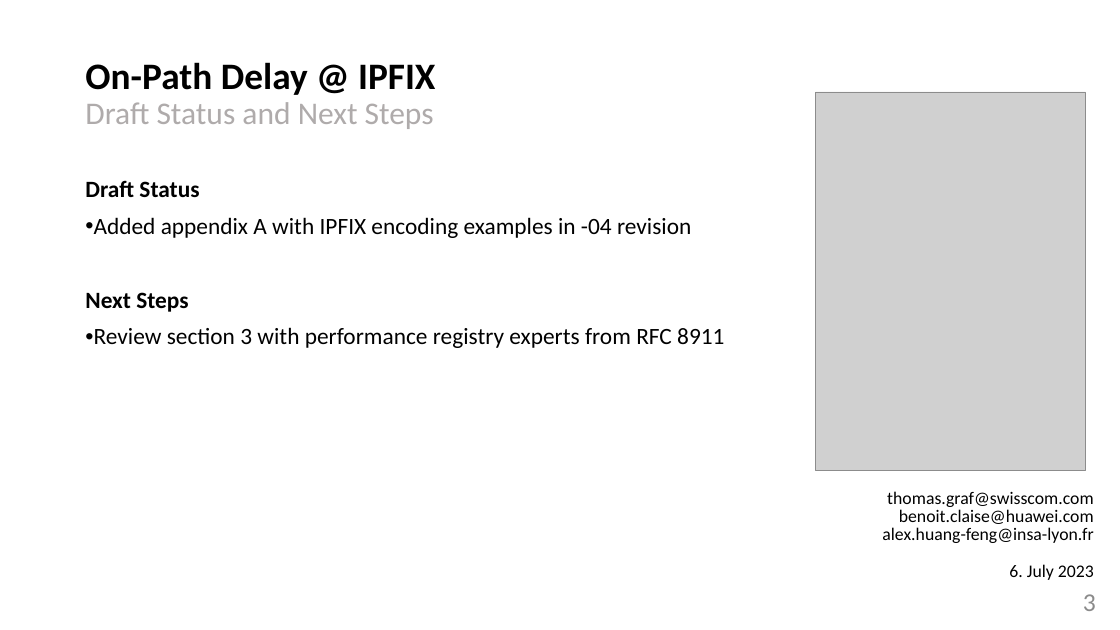
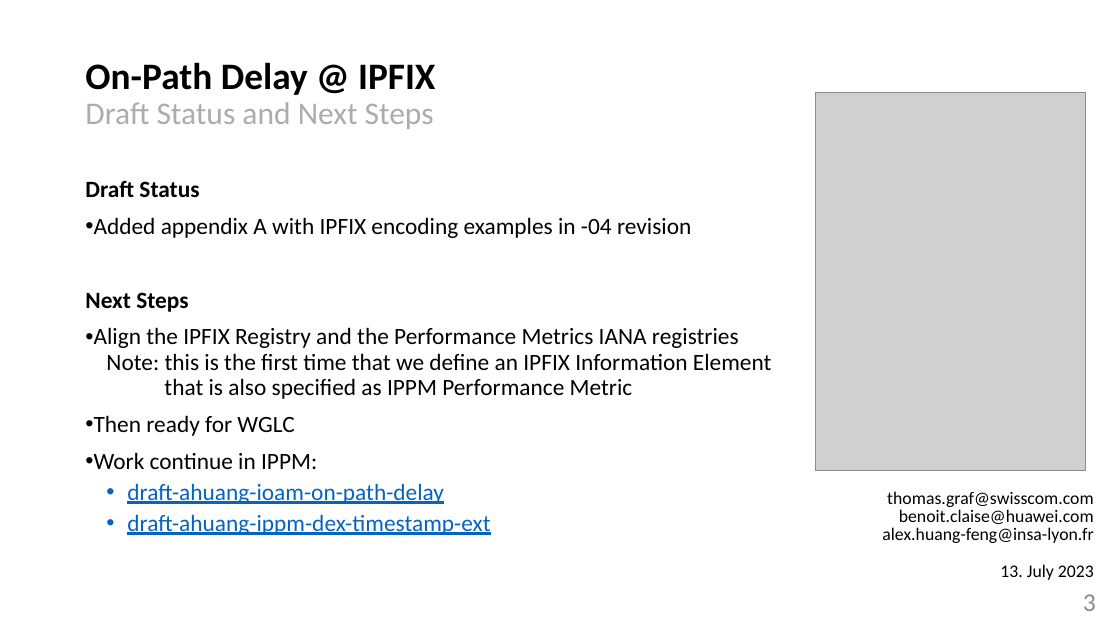
Before and after one commit to network-analytics/ietf-network-analytics-document-status, a slide deck: slide 3 of 117/OPSAWG/draft-opsawg-ipfix-srv6-srh-and-on-path-telemetry.pptx. Drawn at 1120x630 pixels with LibreOffice and Linux fonts; fonts in the diff are those of the drawing; grey boxes stand for pictures. Boxes give left, top, right and bottom in pixels: in the first picture for what was removed or moved away, otherwise in the second. Text is boxed around its words. In the diff, an @@ line names an element or a change of style, - is before the commit and + after.

```diff
--- a/117/OPSAWG/draft-opsawg-ipfix-srv6-srh-and-on-path-telemetry.pptx
+++ b/117/OPSAWG/draft-opsawg-ipfix-srv6-srh-and-on-path-telemetry.pptx
@@ text at (x1=94, y1=327, x2=772, y2=535): text changed @@
-• Review section 3 with performance registry experts from RFC 8911
+• Align the IPFIX Registry and the Performance Metrics IANA registries
+  Note: this is the first time that we define an IPFIX Information Element
+  that is also specified as IPPM Performance Metric
+• Then ready for WGLC
+• Work continue in IPPM:
+  • draft-ahuang-ioam-on-path-delay
+  • draft-ahuang-ippm-dex-timestamp-ext
@@ text at (x1=1000, y1=564, x2=1094, y2=580): text changed @@
-6. July 2023
+13. July 2023
```
Also in this commit, not shown: 2 other slides changed, 1 other file.
